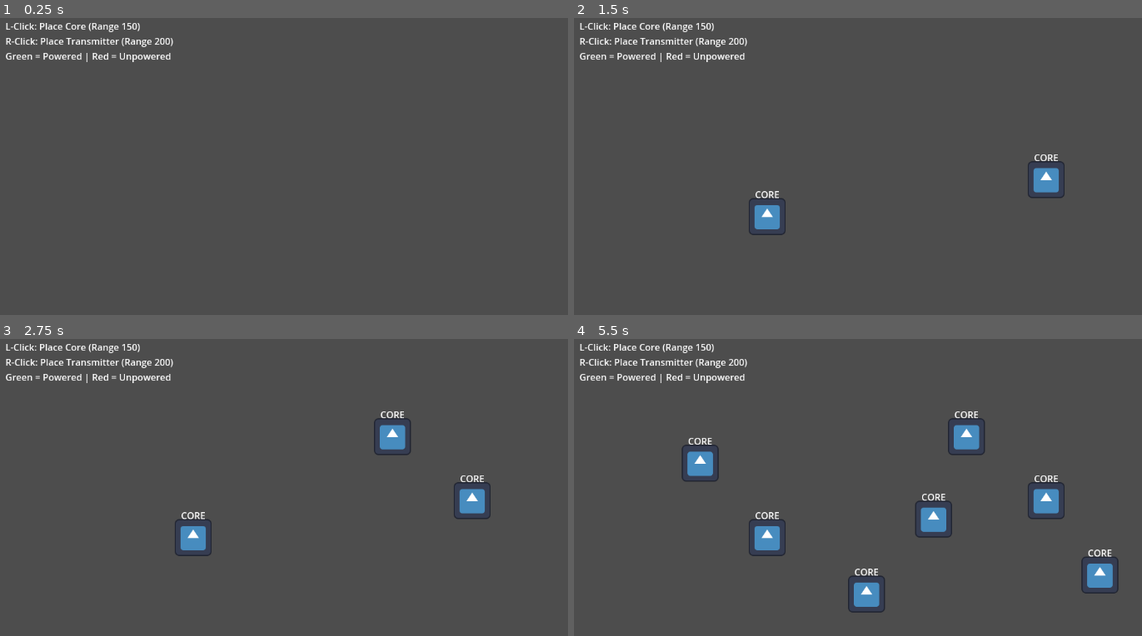
Above: before the commit, frames 1-4 (two rows, left to right).
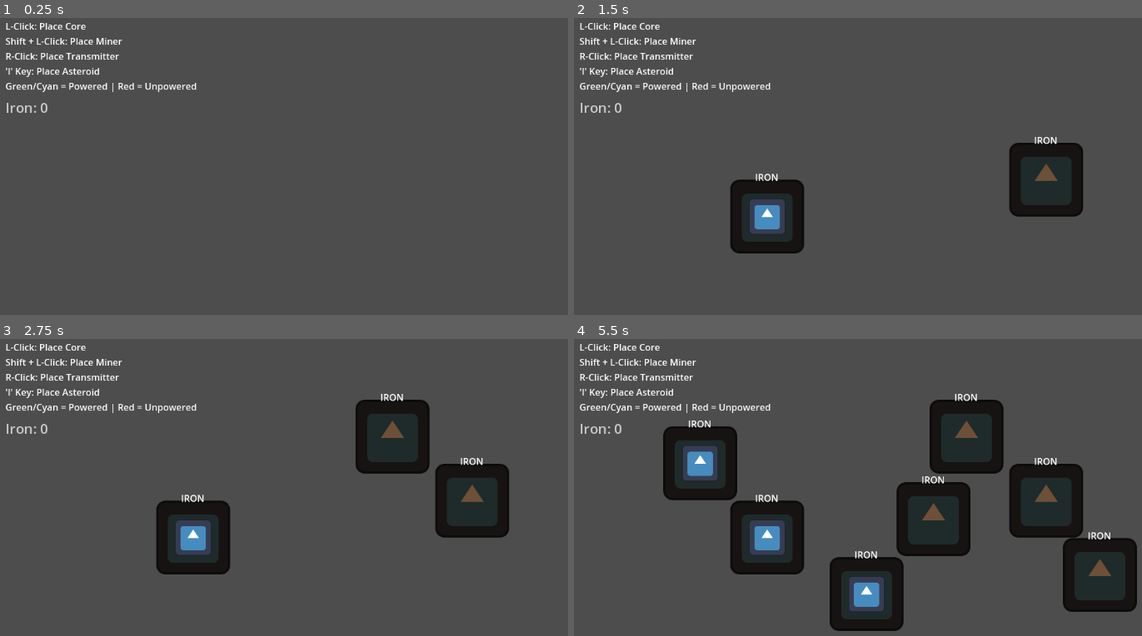
Above: after the commit, the same moments.

Repository: Mudith-Jayasanka/space-miner-v2
Game: Godot game, scene res://main.tscn
Two runs of this game, one before a commit and one after it. Both use one fixed random seed, a clock stepped at 60 frames per second and the inputs below. The engine's default icon, where the game draws it, is replaced by a stand-in: a white triangle on a blue panel in a dark square.
Inputs (mouse positions are in pixels of both pictures, inside the frame that each line leads up to):
- Up to frame 1 (0.25 s): no input
- Up to frame 2 (1.5 s): tap Enter at 0.5 s; move the mouse to (1045, 178) at 0.52 s; hold Shift 0.53-1.28 s; click (1045, 178) at 0.67 s; tap I at 0.8, 1.35 s; tap Space at 1.25 s; move the mouse to (767, 216) at 1.27 s; click (767, 216) at 1.42 s
- Up to frame 3 (2.75 s): tap Shift at 1.55 s; tap Enter at 2 s; move the mouse to (391, 437) at 2.02 s; hold Shift from 2.03 s (still down); click (391, 437) at 2.17 s; tap I at 2.3 s
- Up to frame 4 (5.5 s): tap Space at 2.75, 4.25 s; move the mouse to (869, 594) at 2.77 s; release Shift at 2.78 s; tap I at 2.85, 3.8, 4.35, 5.3 s; click (869, 594) at 2.92 s; tap Shift at 3.05, 4.55 s; tap Enter at 3.5 s; move the mouse to (1102, 576) at 3.52 s; hold Shift 3.53-4.28 s; click (1102, 576) at 3.67 s; move the mouse to (698, 463) at 4.27 s; click (698, 463) at 4.42 s; move the mouse to (931, 520) at 5.02 s; hold Shift from 5.03 s (still down); click (931, 520) at 5.17 s

The runs differ from the first frame. In frame 1, 1.6% of the frame differs, in the area x 1-35%, y 1-32%; in frame 2, 7.2%; in frame 3, 10%; in frame 4, 22%, in the area x 1-100%, y 1-99%.

Commit message:
Asteroids and miners added

Diff:
--- /dev/null
+++ b/autoloads/ResourceManager.gd
@@ -0,0 +1,16 @@
+extends Node
+
+# Tracks global resource counts
+
+signal iron_count_changed(new_total: float)
+
+var total_iron: float = 0.0:
+	set(value):
+		total_iron = value
+		iron_count_changed.emit(total_iron)
+
+func _ready() -> void:
+	GameEvents.iron_collected.connect(_on_iron_collected)
+
+func _on_iron_collected(amount: float) -> void:
+	total_iron += amount
--- a/buildings/core/core.tscn
+++ b/buildings/core/core.tscn
@@ -11,13 +11,3 @@
 
 [node name="PowerSource" type="Node2D" parent="."]
 script = ExtResource("1_ps")
-power_output = 100.0
-transmission_range = 150.0
-
-[node name="Label" type="Label" parent="."]
-offset_left = -30.0
-offset_top = -50.0
-offset_right = 30.0
-offset_bottom = -27.0
-text = "CORE"
-horizontal_alignment = 1
--- /dev/null
+++ b/buildings/miner/miner.gd
@@ -0,0 +1,26 @@
+extends Node2D
+
+@onready var receiver: PowerReceiver = $PowerReceiver
+@onready var extractor: ResourceExtractor = $ResourceExtractor
+@onready var sprite: Sprite2D = $Sprite2D
+
+func _ready() -> void:
+	receiver.power_status_changed.connect(_on_power_status_changed)
+	receiver.efficiency_changed.connect(_on_efficiency_changed)
+	_update_state()
+
+func _on_power_status_changed(_powered: bool) -> void:
+	_update_state()
+
+func _on_efficiency_changed(_ratio: float) -> void:
+	_update_state()
+
+func _update_state() -> void:
+	extractor.is_active = receiver.is_powered
+	# Scaled mining speed based on efficiency
+	extractor.mining_speed = 5.0 * receiver.efficiency
+
+	if receiver.is_powered:
+		sprite.modulate = Color.CYAN
+	else:
+		sprite.modulate = Color.RED
--- /dev/null
+++ b/buildings/miner/miner.tscn
@@ -0,0 +1,33 @@
+[gd_scene load_steps=5 format=3 uid="uid://miner_building_uid"]
+
+[ext_resource type="Script" path="res://buildings/miner/miner.gd" id="1_m"]
+[ext_resource type="Script" path="res://components/PowerReceiver.gd" id="2_pr"]
+[ext_resource type="Script" path="res://components/ResourceExtractor.gd" id="3_re"]
+[ext_resource type="Texture2D" uid="uid://c0pl7vy08wedu" path="res://icon.svg" id="4_icon"]
+
+[node name="Miner" type="Node2D"]
+script = ExtResource("1_m")
+
+[node name="Sprite2D" type="Sprite2D" parent="."]
+modulate = Color(1, 0, 0, 1)
+scale = Vector2(0.4, 0.4)
+texture = ExtResource("4_icon")
+
+[node name="PowerReceiver" type="Node2D" parent="."]
+script = ExtResource("2_pr")
+power_required = 20.0
+transmission_range = 100.0
+
+[node name="ResourceExtractor" type="Node2D" parent="."]
+script = ExtResource("3_re")
+mining_speed = 5.0
+mining_range = 120.0
+
+[node name="Label" type="Label" parent="."]
+offset_left = -30.0
+offset_top = -45.0
+offset_right = 30.0
+offset_bottom = -22.0
+theme_override_font_sizes/font_size = 12
+text = "MINER"
+horizontal_alignment = 1
--- /dev/null
+++ b/components/ResourceExtractor.gd
@@ -0,0 +1,36 @@
+extends Node2D
+class_name ResourceExtractor
+
+@export var mining_speed: float = 5.0 # Iron per second
+@export var mining_range: float = 100.0
+
+var target_asteroid: Asteroid = null
+var is_active: bool = false
+
+func _process(delta: float) -> void:
+	if not is_active:
+		return
+
+	if target_asteroid == null or not is_instance_valid(target_asteroid):
+		_find_target()
+
+	if target_asteroid:
+		var extracted = target_asteroid.extract_iron(mining_speed * delta)
+		if extracted > 0:
+			GameEvents.iron_collected.emit(extracted)
+		else:
+			target_asteroid = null # Asteroid depleted
+
+func _find_target() -> void:
+	var asteroids = get_tree().get_nodes_in_group("asteroids")
+	var closest_dist = INF
+	var closest_ast = null
+
+	for ast in asteroids:
+		if ast is Asteroid:
+			var dist = global_position.distance_to(ast.global_position)
+			if dist <= mining_range and dist < closest_dist:
+				closest_dist = dist
+				closest_ast = ast
+
+	target_asteroid = closest_ast
--- /dev/null
+++ b/entities/asteroid/Asteroid.gd
@@ -0,0 +1,34 @@
+extends StaticBody2D
+class_name Asteroid
+
+enum Size { SMALL, MEDIUM, LARGE }
+
+@export var size_type: Size = Size.MEDIUM
+@export var iron_amount: float = 100.0
+
+@onready var sprite: Sprite2D = $Sprite2D
+
+func _ready() -> void:
+	_apply_size_stats()
+
+func _apply_size_stats() -> void:
+	match size_type:
+		Size.SMALL:
+			iron_amount = 50.0
+			scale = Vector2(0.5, 0.5)
+		Size.MEDIUM:
+			iron_amount = 200.0
+			scale = Vector2(1.0, 1.0)
+		Size.LARGE:
+			iron_amount = 1000.0
+			scale = Vector2(2.0, 2.0)
+
+func extract_iron(amount: float) -> float:
+	var actual_amount = min(amount, iron_amount)
+	iron_amount -= actual_amount
+
+	# Optional: Shrink or change visual as it depletes
+	if iron_amount <= 0:
+		queue_free()
+
+	return actual_amount
--- /dev/null
+++ b/entities/asteroid/Asteroid.tscn
@@ -0,0 +1,25 @@
+[gd_scene load_steps=4 format=3 uid="uid://asteroid_entity_uid"]
+
+[ext_resource type="Script" path="res://entities/asteroid/Asteroid.gd" id="1_a"]
+[ext_resource type="Texture2D" uid="uid://c0pl7vy08wedu" path="res://icon.svg" id="2_icon"]
+
+[sub_resource type="CircleShape2D" id="CircleShape2D_7j4u7"]
+radius = 64.0
+
+[node name="Asteroid" type="StaticBody2D" groups=["asteroids"]]
+script = ExtResource("1_a")
+
+[node name="Sprite2D" type="Sprite2D" parent="."]
+modulate = Color(0.43, 0.31, 0.22, 1)
+texture = ExtResource("2_icon")
+
+[node name="CollisionShape2D" type="CollisionShape2D" parent="."]
+shape = SubResource("CircleShape2D_7j4u7")
+
+[node name="Label" type="Label" parent="."]
+offset_left = -40.0
+offset_top = -80.0
+offset_right = 40.0
+offset_bottom = -57.0
+text = "IRON"
+horizontal_alignment = 1
--- a/main.gd
+++ b/main.gd
@@ -2,16 +2,38 @@
 
 @export var core_scene: PackedScene = preload("res://buildings/core/core.tscn")
 @export var transmitter_scene: PackedScene = preload("res://buildings/power_transmitter/power_transmitter.tscn")
+@export var miner_scene: PackedScene = preload("res://buildings/miner/miner.tscn")
+@export var asteroid_scene: PackedScene = preload("res://entities/asteroid/Asteroid.tscn")
+
+@onready var iron_label: Label = $UI/IronLabel
+
+func _ready() -> void:
+	ResourceManager.iron_count_changed.connect(_on_iron_count_changed)
+
+func _on_iron_count_changed(new_total: float) -> void:
+	iron_label.text = "Iron: %d" % int(new_total)
 
 func _unhandled_input(event: InputEvent) -> void:
 	if event is InputEventMouseButton and event.pressed:
 		if event.button_index == MOUSE_BUTTON_LEFT:
-			_place_building(core_scene, event.position)
+			if Input.is_key_pressed(KEY_SHIFT):
+				_place_building(miner_scene, event.position)
+			else:
+				_place_building(core_scene, event.position)
 		elif event.button_index == MOUSE_BUTTON_RIGHT:
 			_place_building(transmitter_scene, event.position)
+
+	if event is InputEventKey and event.pressed:
+		if event.keycode == KEY_I:
+			_place_entity(asteroid_scene, get_global_mouse_position())
 
 func _place_building(scene: PackedScene, pos: Vector2) -> void:
 	var b = scene.instantiate()
 	b.global_position = pos
 	add_child(b)
 	GameEvents.building_placed.emit(b)
+
+func _place_entity(scene: PackedScene, pos: Vector2) -> void:
+	var e = scene.instantiate()
+	e.global_position = pos
+	add_child(e)
--- a/main.tscn
+++ b/main.tscn
@@ -19,7 +19,18 @@
 offset_left = 21.0
 offset_top = 14.0
 offset_right = 312.0
-offset_bottom = 104.0
-text = "L-Click: Place Core (Range 150)
-R-Click: Place Transmitter (Range 200)
-Green = Powered | Red = Unpowered"
+offset_bottom = 140.0
+text = "L-Click: Place Core
+Shift + L-Click: Place Miner
+R-Click: Place Transmitter
+'I' Key: Place Asteroid
+Green/Cyan = Powered | Red = Unpowered"
+
+[node name="IronLabel" type="Label" parent="UI"]
+offset_left = 21.0
+offset_top = 150.0
+offset_right = 150.0
+offset_bottom = 173.0
+theme_override_colors/font_color = Color(0.8, 0.8, 0.8, 1)
+theme_override_font_sizes/font_size = 24
+text = "Iron: 0"
--- a/project.godot
+++ b/project.godot
@@ -18,6 +18,7 @@
 [autoload]
 
 GameEvents="*res://autoloads/GameEvents.gd"
+ResourceManager="*res://autoloads/ResourceManager.gd"
 
 [rendering]
 
Not shown: 1 places in buildings/core/core.tscn that only renumber resources
